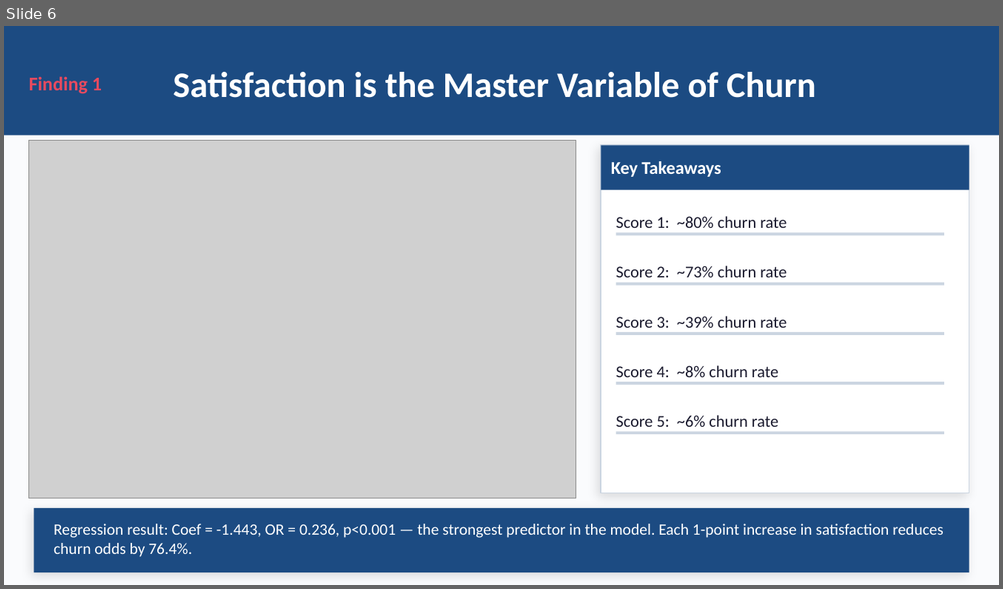
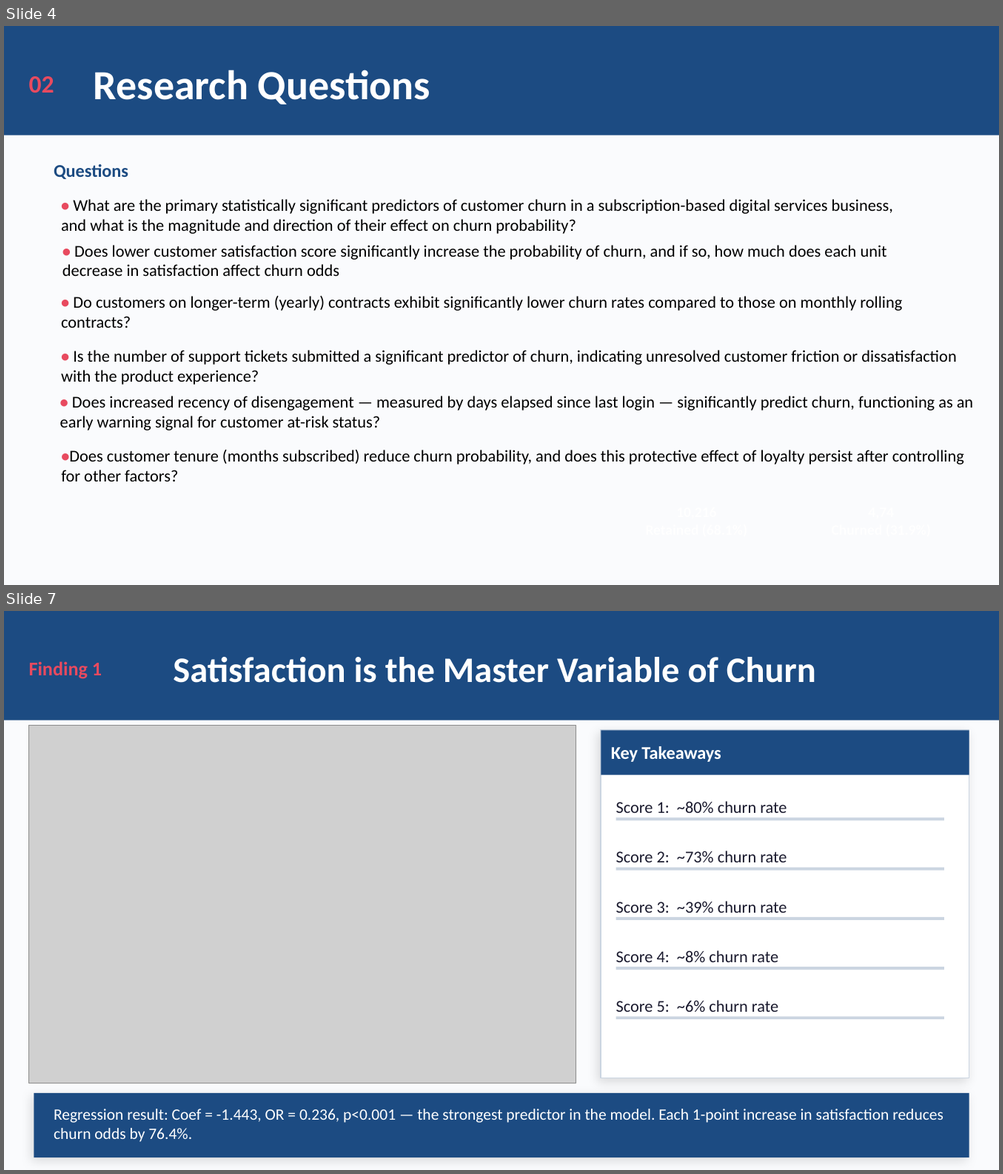
Before and after one commit to Snazz2001/churn_analysis, a slide deck: Churn_Analysis_Presentation-zheng 02-20.pptx. Shown one above the other, each under a label of ours: slide 6 before the commit, slides 4 and 7 after it; the slides between them are not shown. The pictures are 1003x589 and 1003x1174 pixels, drawn with LibreOffice and Linux fonts; fonts in the diff are those of the drawing; grey boxes stand for pictures. Boxes give left, top, right and bottom in pixels: in the first picture for what was removed or moved away, otherwise in the second. Text is boxed around its words. In the diff, an @@ line names an element or a change of style, - is before the commit and + after.

```diff
--- a/Churn_Analysis_Presentation-zheng 02-20.pptx
+++ b/Churn_Analysis_Presentation-zheng 02-20.pptx
@@ slide 4 added at [4, 26, 999, 585], background #FAFBFD @@
@@ rectangle added at [4, 26, 999, 136], fill #1C4B82 @@
@@ text added at [94, 70, 430, 104], 30 pt, text #FFFFFF, bold @@
+Research Questions
@@ text added at [29, 76, 54, 93], 18 pt, text #E84A5F, bold @@
+02
@@ text added at [54, 164, 128, 179], 13 pt, text #1C4B82, bold @@
+Questions
@@ text added at [61, 199, 893, 231], 12 pt, text #000000 @@
+• What are the primary statistically significant predictors of customer churn in a subscription-based digital services business, and what is the magnitude and direction of their effect on churn probability?
@@ text added at [62, 245, 887, 276], 12 pt, text #000000 @@
+• Does lower customer satisfaction score significantly increase the probability of churn, and if so, how much does each unit decrease in satisfaction affect churn odds
@@ text added at [61, 296, 902, 328], 12 pt, text #000000 @@
+• Do customers on longer-term (yearly) contracts exhibit significantly lower churn rates compared to those on monthly rolling contracts?
@@ text added at [61, 350, 956, 385], 12 pt, text #000000 @@
+• Is the number of support tickets submitted a significant predictor of churn, indicating unresolved customer friction or dissatisfaction with the product experience?
@@ text added at [60, 396, 973, 431], 12 pt, text #000000 @@
+• Does increased recency of disengagement — measured by days elapsed since last login — significantly predict churn, functioning as an early warning signal for customer at-risk status?
@@ text added at [61, 450, 964, 482], 12 pt, text #000000 @@
+•Does customer tenure (months subscribed) reduce churn probability, and does this protective effect of loyalty persist after controlling for other factors?
@@ what was slide 6 is now slide 7 @@
```
Also in this commit, not shown: 8 slides changed.
